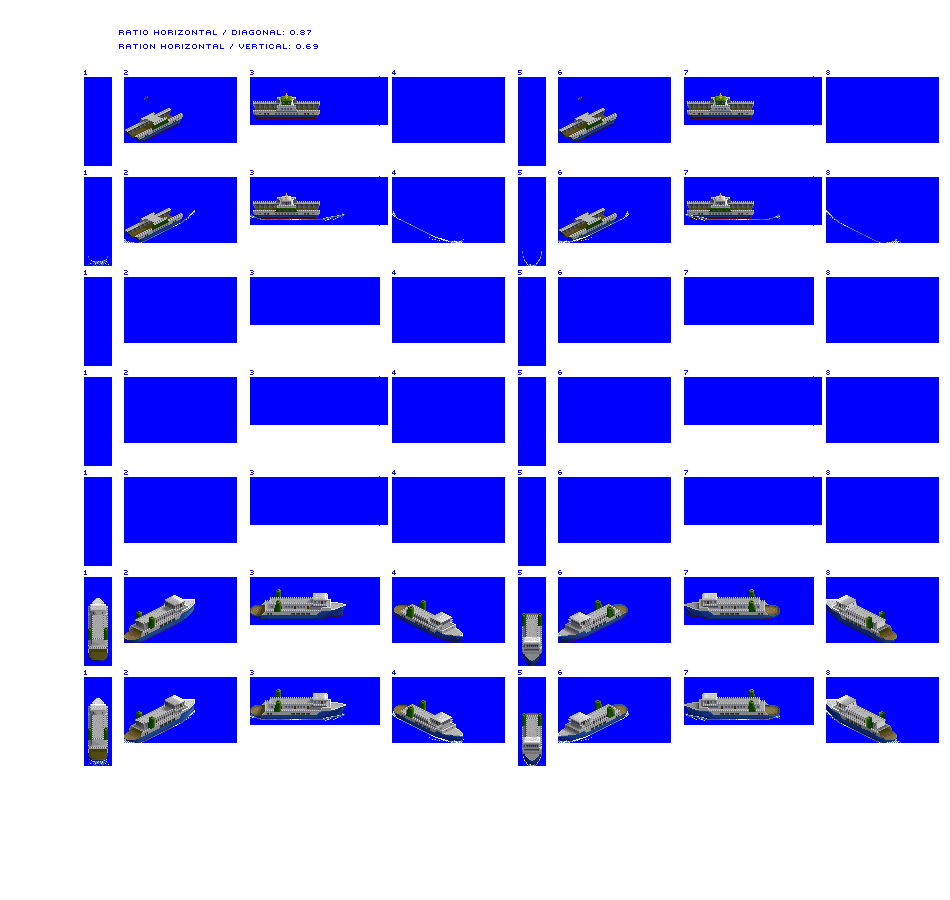
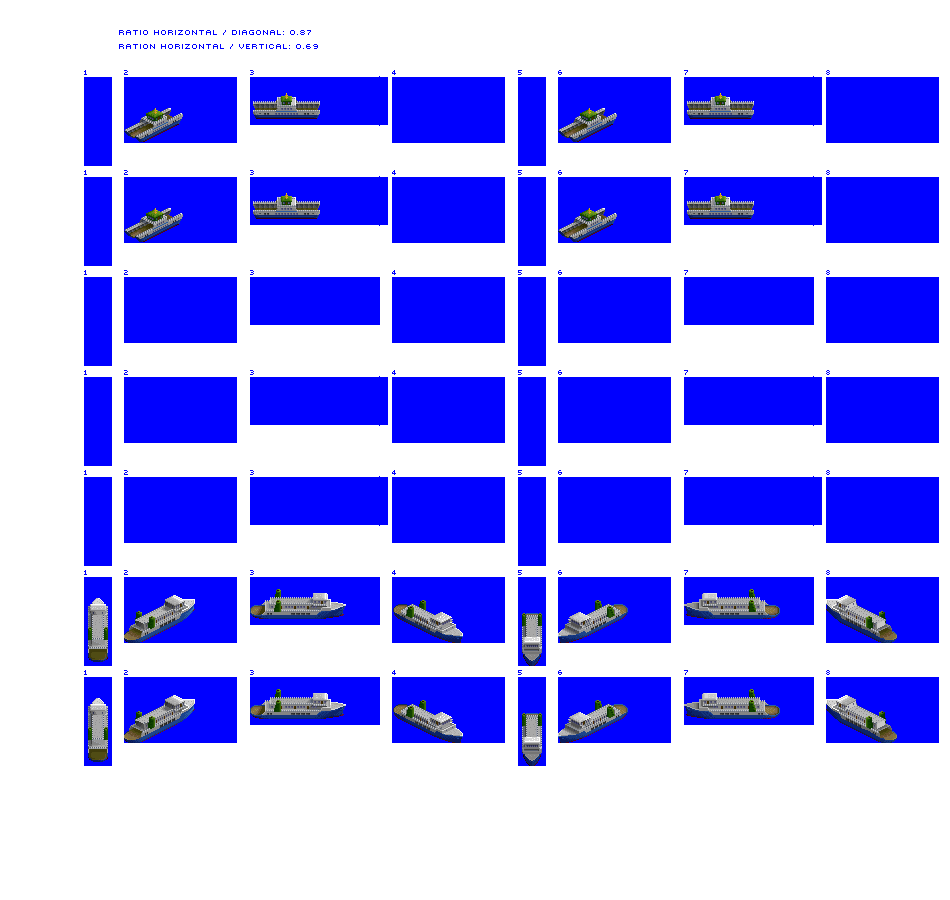
Before/after of a 950 × 900 layered artwork. What changed in the layer stack:
hid "prop / bow wash" over [88, 210, 901, 766]
renamed "Layer 3 copy 9" to "Layer 1", painted on it over [124, 96, 754, 242]
